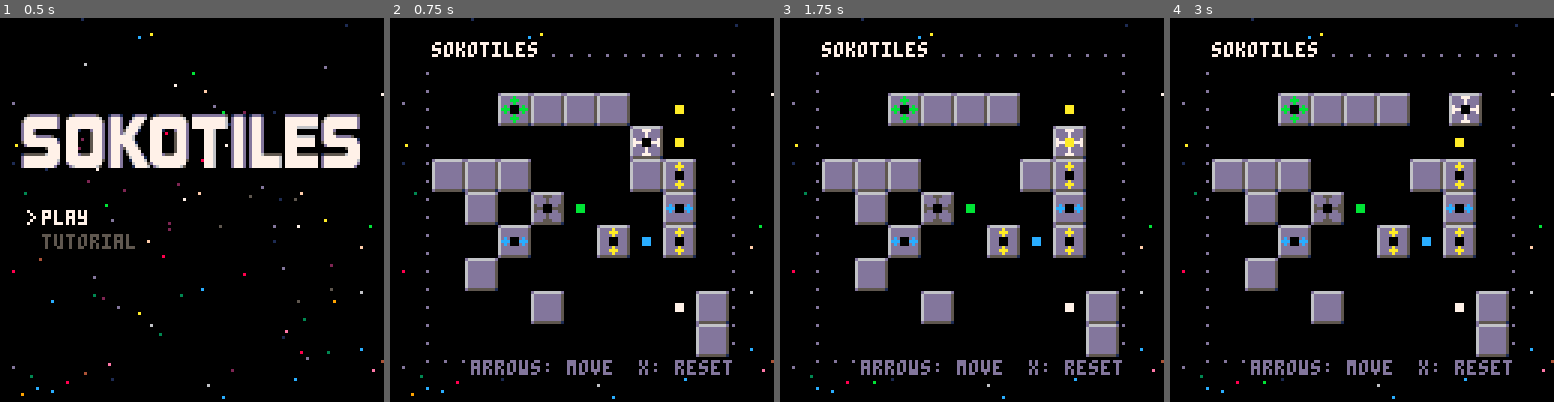
Above: before the commit, frames 1-4 (left to right).
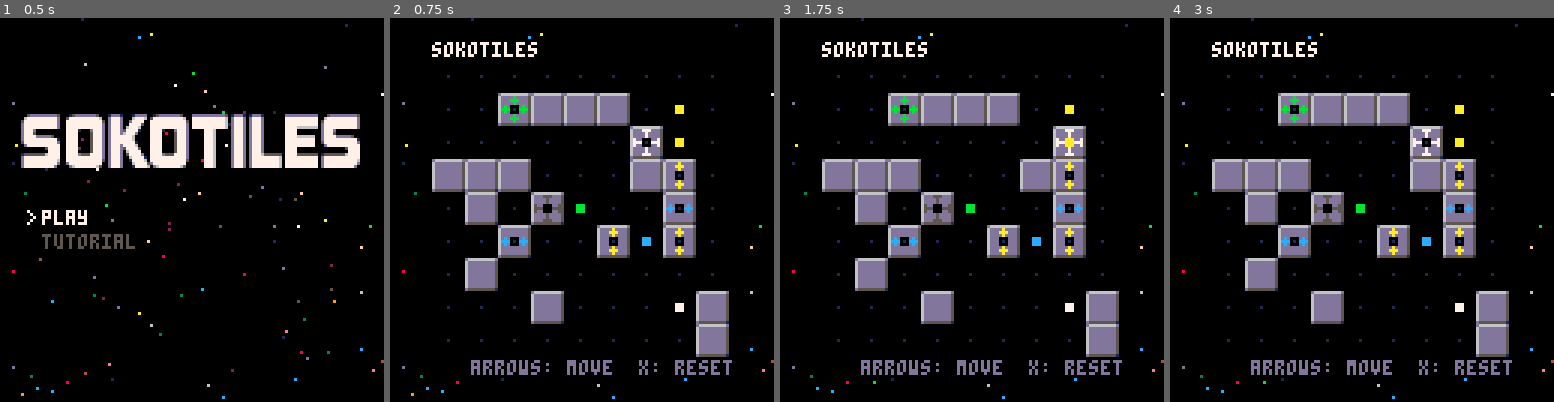
Above: after the commit, the same moments.

Repository: schoblaska/pico-8
Game: PICO-8 cartridge src/sokotiles.p8
Two runs of this game, one before a commit and one after it. Both use one fixed random seed, a clock stepped at 60 frames per second and the inputs below.
Inputs:
- Up to frame 1 (0.5 s): tap X (X key) at 0.33 s
- Up to frame 2 (0.75 s): tap O (Z key) at 0.7 s
- Up to frame 3 (1.75 s): tap X (X key) at 1.07 s; hold Right from 1.6 s (still down); tap O (Z key) at 1.7 s
- Up to frame 4 (3 s): tap X (X key) at 1.85, 2.97 s; release Right at 2.1 s; tap O (Z key) at 2.1, 2.5, 2.9 s; hold Up 2.15-2.42 s; hold Right from 2.47 s (still down)

Frame 1 is identical in both runs. In frame 2, 0.7% of the frame differs, in the area x 9-90%, y 9-90%; in frame 3, 0.7%; in frame 4, 2.1%.

Commit message:
only draw dots if not won

Diff:
--- a/src/sokotiles.p8
+++ b/src/sokotiles.p8
@@ -105,6 +105,7 @@
   elseif scene == "game" then
     draw_game()
   end
+  -- print("cpu: " .. stat(1) .. "%", 1, 122, 12)
 end
 
 -- TODO: not necessary?
@@ -252,7 +253,11 @@
     for y = 1, 9 do
       local board_square = board[y][x]
 
-      if board_square ~= "." then
+      if board_square == "." then
+        if not is_won() then
+          pset(x * 11 + 8, y * 11 + 8, 1)
+        end
+      else
         draw_square(sprites[board_square], x, y)
       end
     end
@@ -307,7 +312,7 @@
       line(center.x + 1, center.y - 4, center.x - 1, center.y - 4, color)
     end
   else
-    if board_square == "." then
+    if board_square == "." and is_won() then
       palt(0, false)
     end
     draw_square(sprites[value], x, y, xoff, yoff)
@@ -366,10 +371,10 @@
   else
     draw_stars(100, 1)
     rectfill(11, 11, 115, 115, 0)
-    draw_dotted_line(12, 18, 12, 114, 13)
-    draw_dotted_line(114, 12, 114, 110, 13)
-    draw_dotted_line(18, 12, 114, 12, 13)
-    draw_dotted_line(12, 114, 110, 114, 13)
+    -- draw_dotted_line(12, 18, 12, 114, 13)
+    -- draw_dotted_line(114, 12, 114, 110, 13)
+    -- draw_dotted_line(18, 12, 114, 12, 13)
+    -- draw_dotted_line(12, 114, 110, 114, 13)
     draw_text("arrows: move  x: reset", 27, 114, 13, 0)
   end
 
